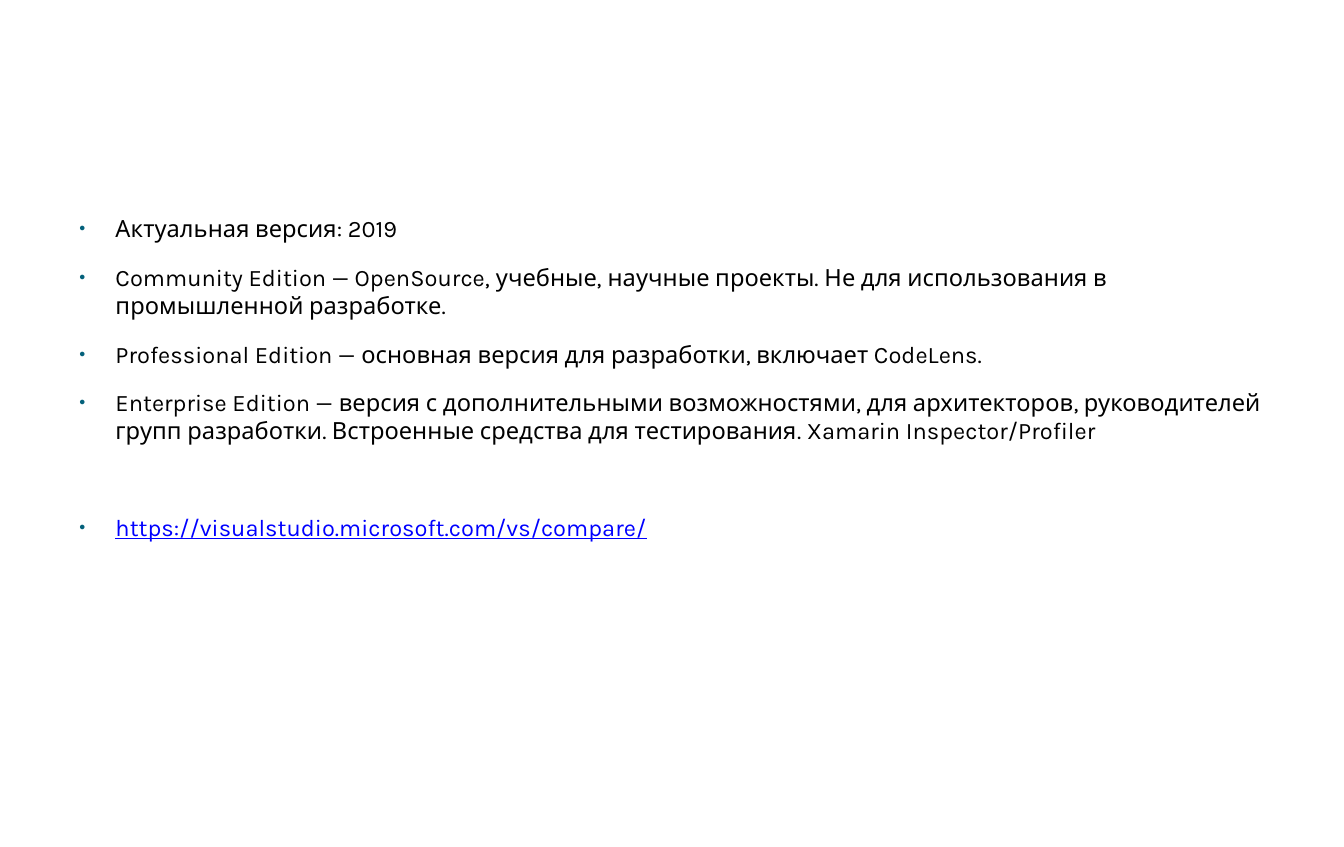
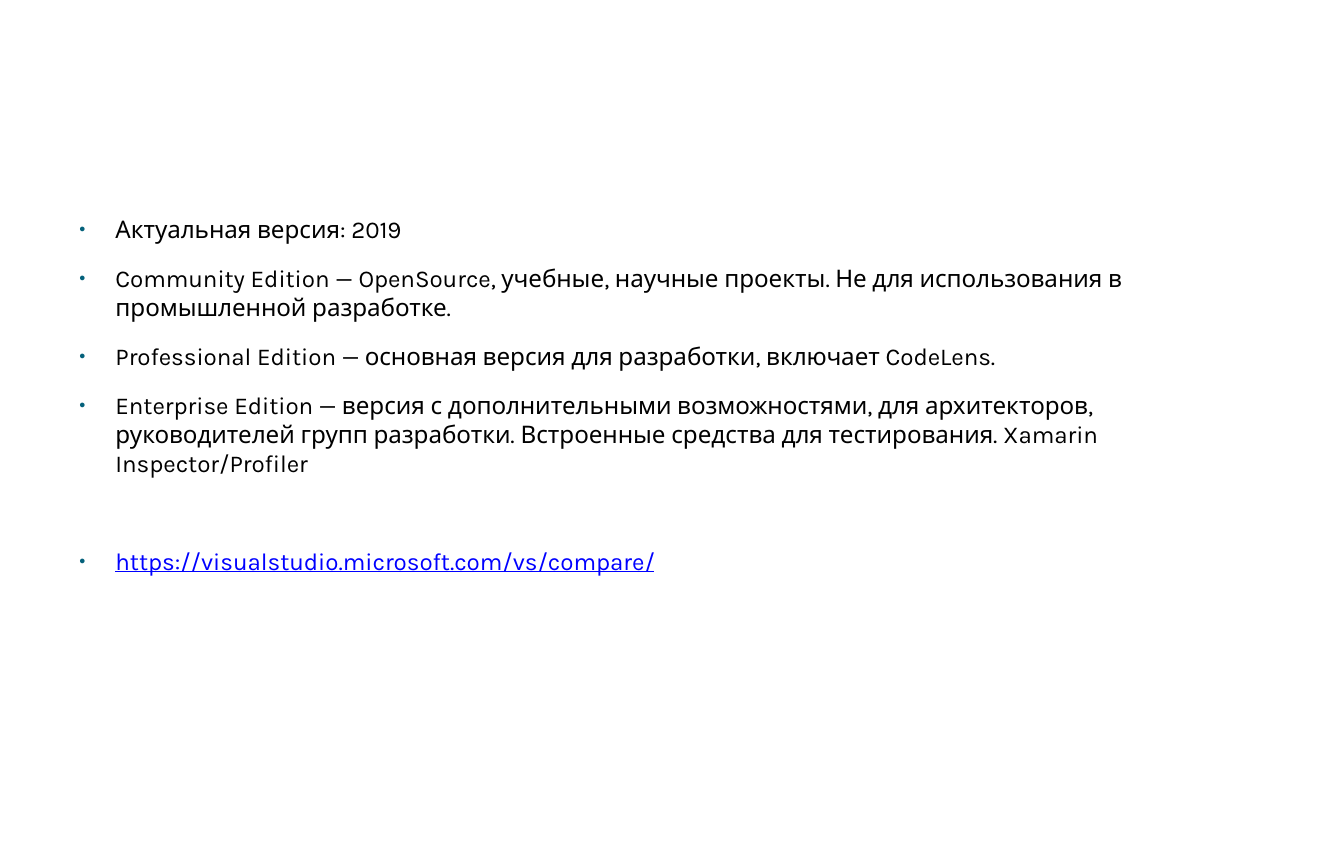
Before and after one commit to klimenkoAnna/DeveloperInstrumentalTools, a slide deck: slide 4 of docs/ETU DIT #1.pptx. Drawn at 1344x847 pixels with LibreOffice and Linux fonts; fonts in the diff are those of the drawing; background and template pictures are left out. Boxes give left, top, right and bottom in pixels: in the first picture for what was removed or moved away, otherwise in the second. Text is boxed around its words. In the diff, an @@ line names an element or a change of style, - is before the commit and + after.

```diff
--- a/docs/ETU DIT #1.pptx
+++ b/docs/ETU DIT #1.pptx
@@ text "Актуальная версия: 2019" at (115, 220, 1122, 576): size 16.6 to 17 pt @@
```
Also in this commit, not shown: 2 other slides changed.
